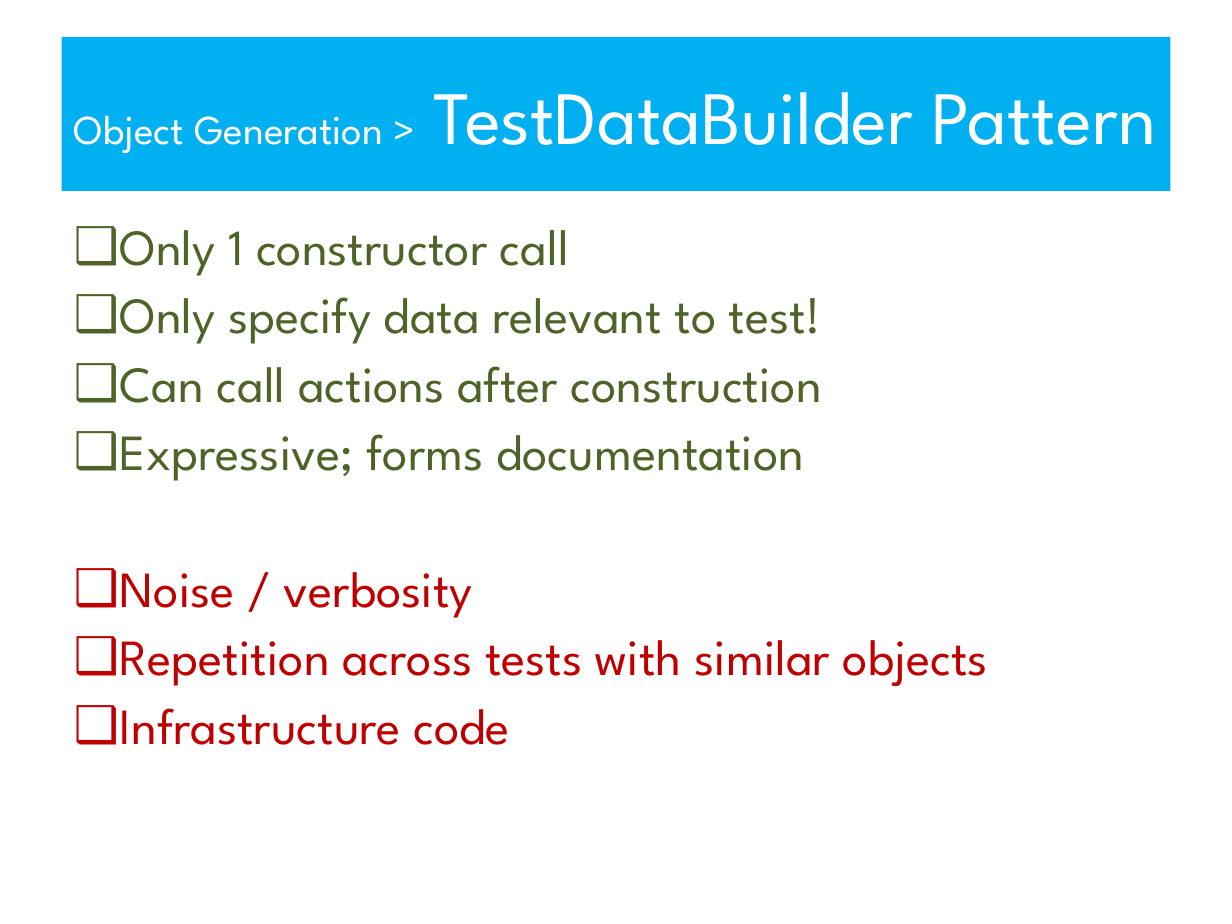
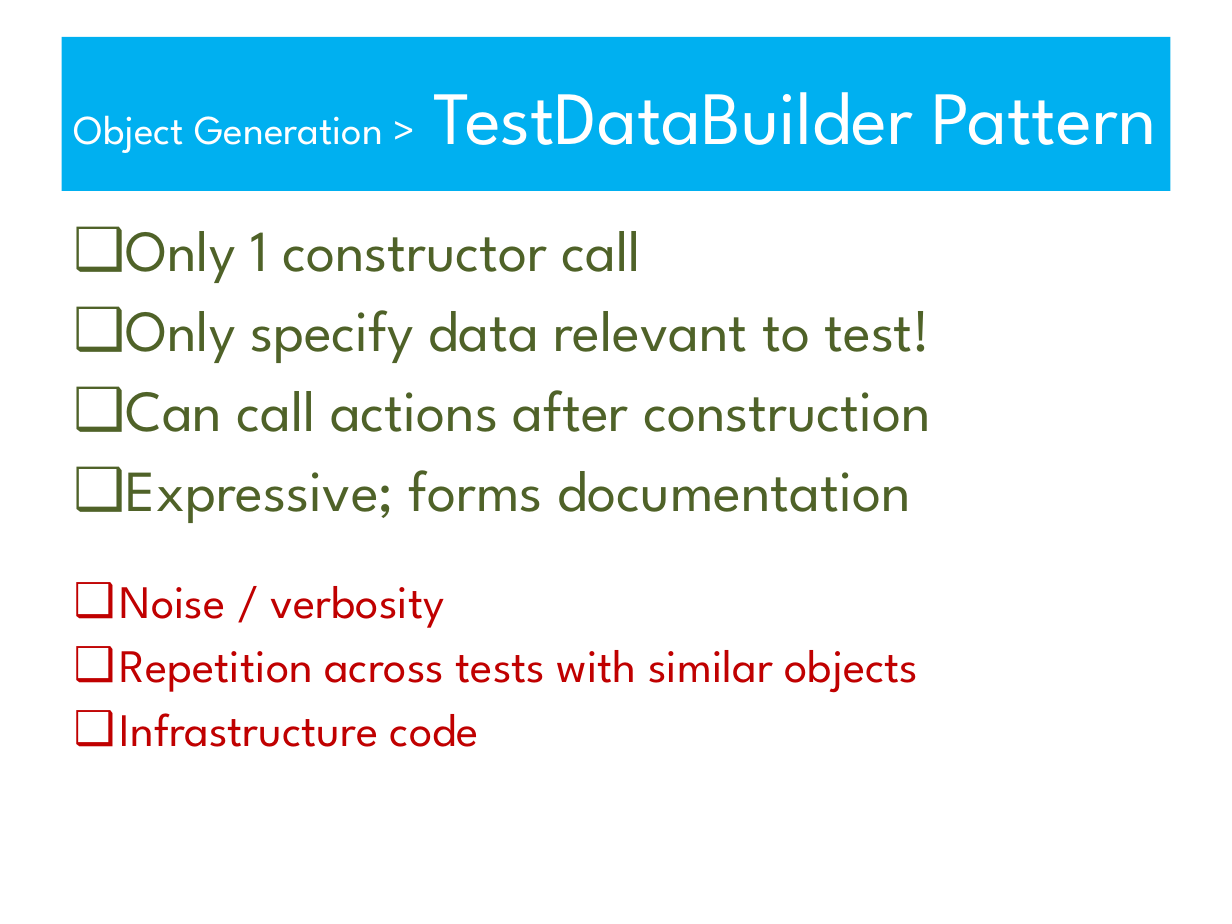
Before and after one commit to robdmoore/TestDataSustainabilityPresentation, a slide deck: slide 11 of Presentation.ppt. Drawn at 1232x924 pixels with LibreOffice and Linux fonts; fonts in the diff are those of the drawing. Boxes give left, top, right and bottom in pixels: in the first picture for what was removed or moved away, otherwise in the second. Text is boxed around its words. In the diff, an @@ line names an element or a change of style, - is before the commit and + after.

```diff
--- a/Presentation.ppt
+++ b/Presentation.ppt
@@ text "Only 1 constructor call" at (x1=120, y1=231, x2=931, y2=747): size 29.6 to 34 pt in "Only 1 constructor call", "Only specify data relevant to test!", "Can call actions after construction", "Expressive; forms documentation"; size 29.6 to 27.2 pt in "Noise / verbosity", "Repetition across tests with similar objects", "Infrastructure code"; more space between paragraphs @@
```
Also in this commit, not shown: 9 other slides changed, 3 slides added, 1 other file.
